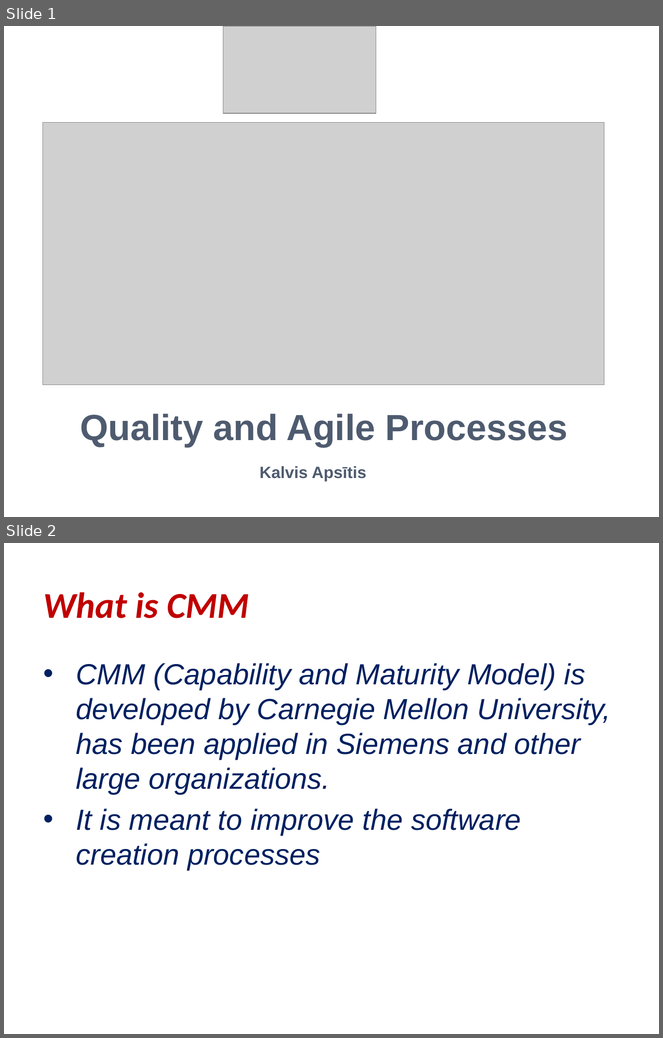
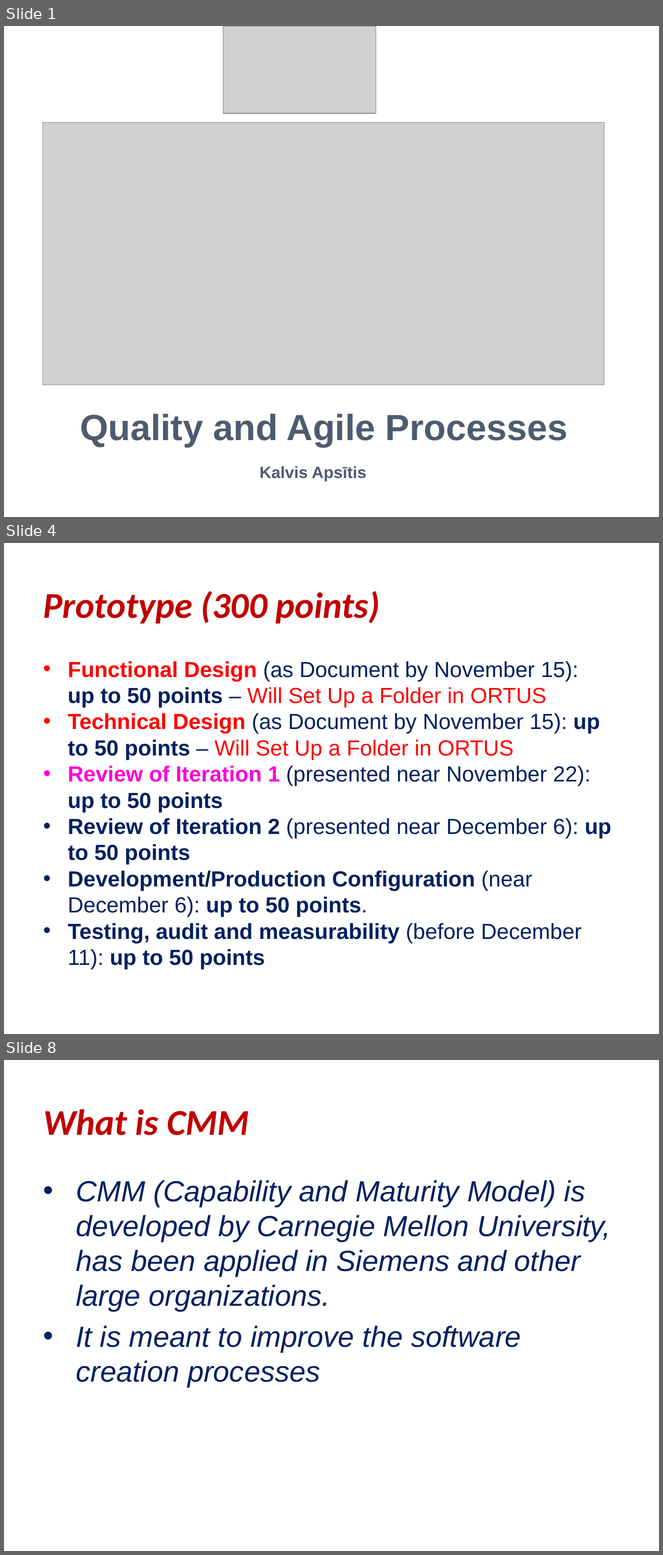
Before and after one commit to kapsitis/math, a slide deck: src/site/rbs/static/quality-and-agile-processes.pptx. Shown one above the other, each under a label of ours: slides 1 and 2 before the commit, slides 1, 4 and 8 after it; the slides between them are not shown. The pictures are 663x1038 and 663x1555 pixels, drawn with LibreOffice and Linux fonts; fonts in the diff are those of the drawing; grey boxes stand for pictures. Boxes give left, top, right and bottom in pixels: in the first picture for what was removed or moved away, otherwise in the second. Text is boxed around its words. In the diff, an @@ line names an element or a change of style, - is before the commit and + after.

```diff
--- a/src/site/rbs/static/quality-and-agile-processes.pptx
+++ b/src/site/rbs/static/quality-and-agile-processes.pptx
@@ slide 4 added at <box>4,543,659,1034</box>, background #FFFFFF @@
@@ text added at <box>43,591,380,624</box>, 40 pt, text #C00000, bold, italic @@
+Prototype (300 points)
@@ text added at <box>68,661,611,970</box>, 24 pt, text #002060, bold @@
+• Functional Design (as Document by November 15):
+  up to 50 points – Will Set Up a Folder in ORTUS
+• Technical Design (as Document by November 15): up to 50 points – Will Set Up a Folder in ORTUS
+• Review of Iteration 1 (presented near November 22):
+  up to 50 points
+• Review of Iteration 2 (presented near December 6): up to 50 points
+• Development/Production Configuration (near December 6): up to 50 points.
+• Testing, audit and measurability (before December 11): up to 50 points
@@ what was slide 2 is now slide 8 @@
```
Also in this commit, not shown: 5 other slides added, 2 other files.
